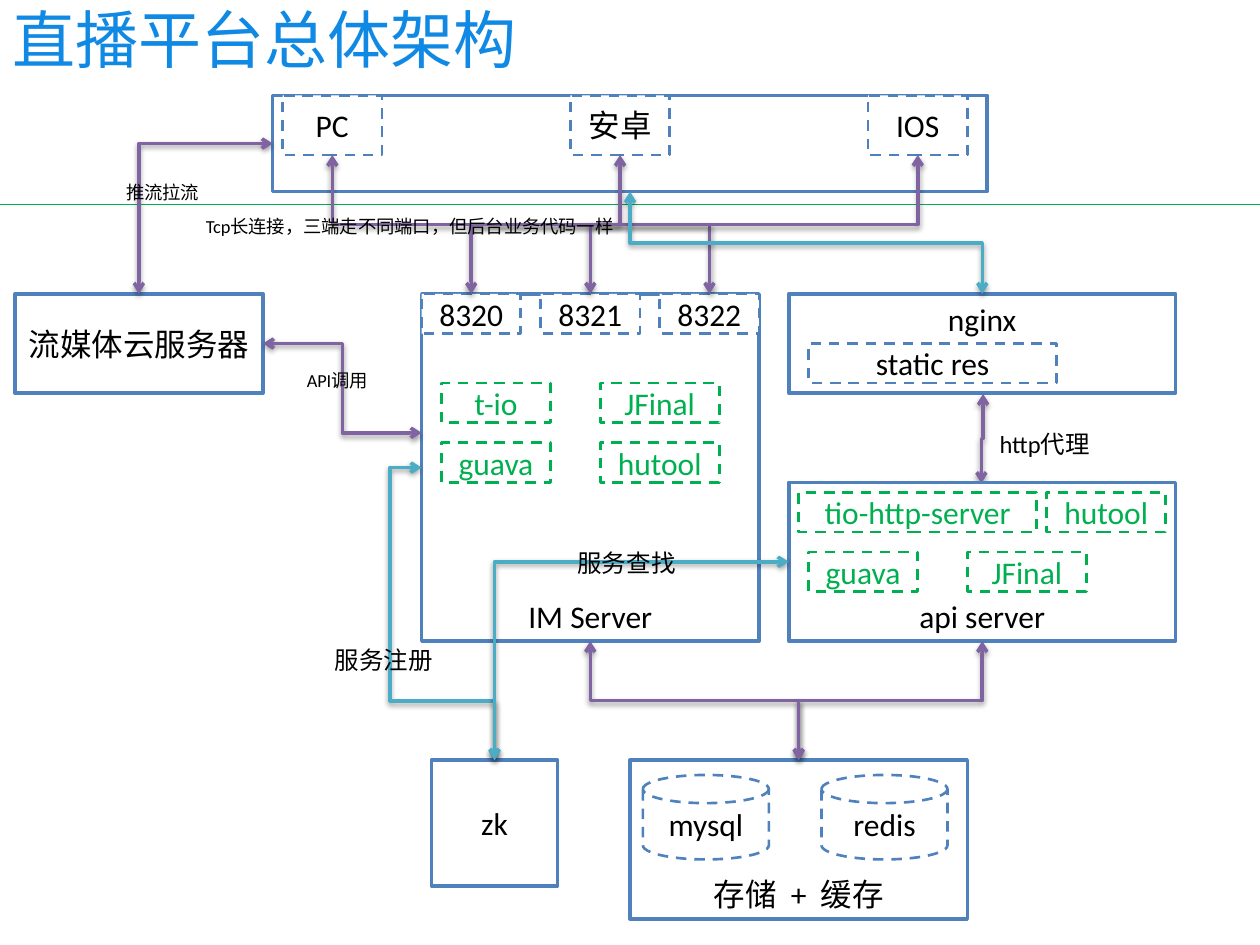
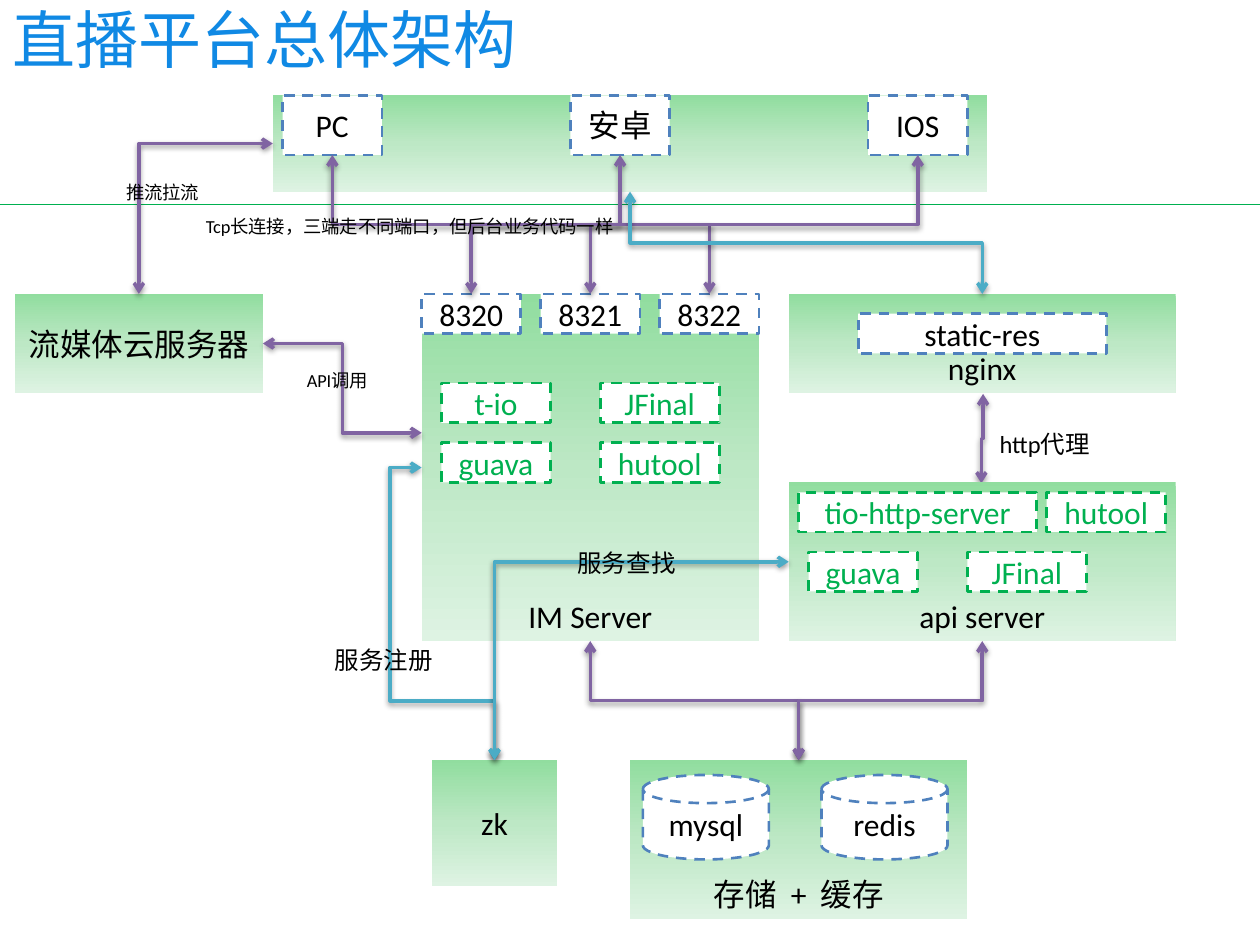
Before and after one commit to legendzhouqiang/J-IM, a slide deck: slide 1 of docs/tio-live/架构.pptx. Drawn at 1260x945 pixels with LibreOffice and Linux fonts; fonts in the diff are those of the drawing. Boxes give left, top, right and bottom in pixels: in the first picture for what was removed or moved away, otherwise in the second. Text is boxed around its words. In the diff, an @@ line names an element or a change of style, - is before the commit and + after.

Commit message:
直播平台架构图

```diff
--- a/docs/tio-live/架构.pptx
+++ b/docs/tio-live/架构.pptx
@@ fill #FFFFFF to gradient #91DEA0 to #BDE8C5 to #DFF3E3; outline #4F81BD 2 pt to none in 6 elements at <box>630,760,968,919</box>, <box>422,294,760,641</box>, <box>789,483,1176,641</box>, <box>432,760,558,886</box>, <box>15,294,263,393</box>, <box>273,96,988,192</box> @@
@@ rectangle "nginx" at <box>789,294,1176,393</box>: vertical alignment top to bottom; fill #FFFFFF to gradient #91DEA0 to #BDE8C5 to #DFF3E3; outline #4F81BD 2 pt to none @@
@@ rectangle "static-res": place and size @@
-rectangle "static-res" at <box>809,344,1057,383</box>
+rectangle "static-res" at <box>858,314,1106,353</box>
@@ text in rectangle at <box>924,324,1040,353</box>: text changed @@
-static res
+static-res
```
Also in this commit, not shown: 1 other file.
